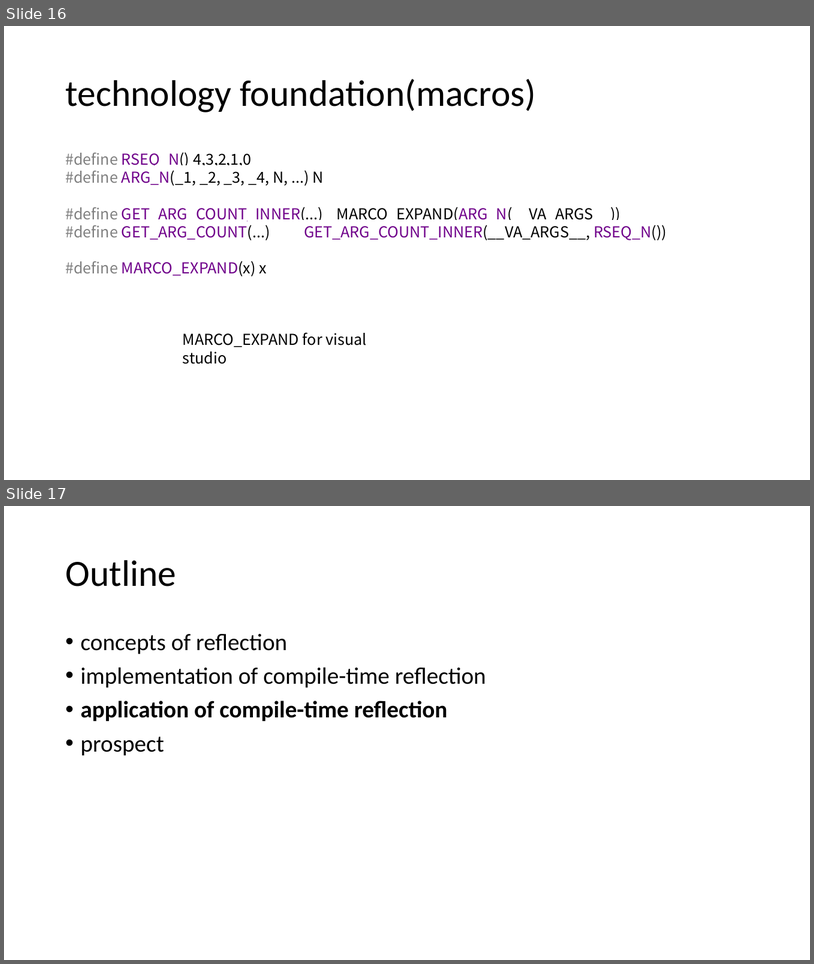
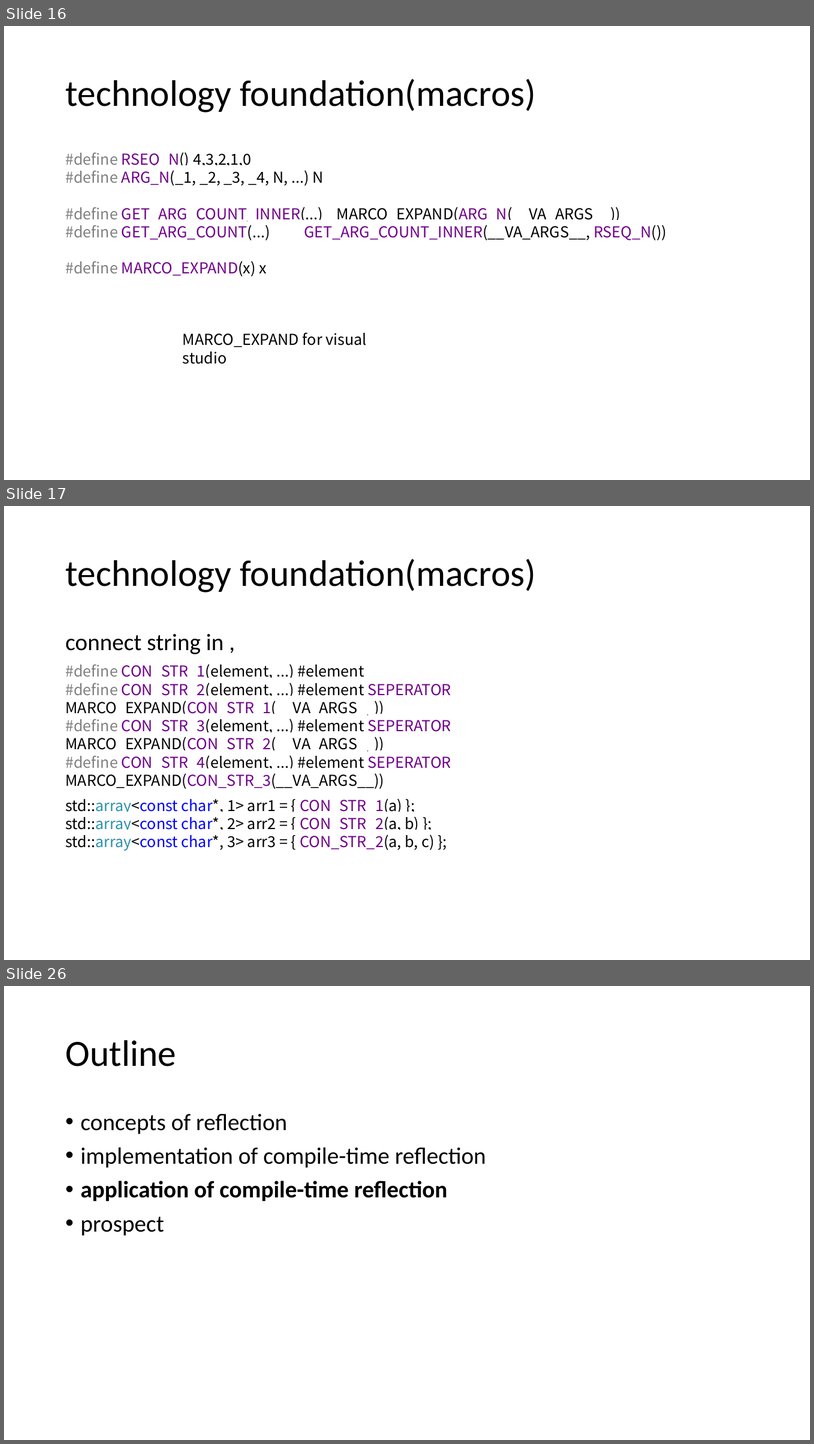
Before and after one commit to qicosmos/cppcon2017, a slide deck: cppcon2017.pptx. Shown one above the other, each under a label of ours: slides 16 and 17 before the commit, slides 16, 17 and 26 after it; the slides between them are not shown. The pictures are 814x964 and 814x1444 pixels, drawn with LibreOffice and Linux fonts; fonts in the diff are those of the drawing. Boxes give left, top, right and bottom in pixels: in the first picture for what was removed or moved away, otherwise in the second. Text is boxed around its words. In the diff, an @@ line names an element or a change of style, - is before the commit and + after.

```diff
--- a/cppcon2017.pptx
+++ b/cppcon2017.pptx
@@ slide 17 added at (x1=4, y1=506, x2=810, y2=960), background #FFFFFF @@
@@ title added at (x1=65, y1=559, x2=536, y2=592), 44 pt, text #000000 @@
+technology foundation(macros)
@@ text added at (x1=65, y1=634, x2=224, y2=654), 28 pt, text #000000 @@
+connect string in ,
@@ text added at (x1=65, y1=664, x2=452, y2=826), 18 pt, text #000000 @@
+#define CON_STR_1(element, ...) #element
+#define CON_STR_2(element, ...) #element SEPERATOR MARCO_EXPAND(CON_STR_1(__VA_ARGS__))
+#define CON_STR_3(element, ...) #element SEPERATOR MARCO_EXPAND(CON_STR_2(__VA_ARGS__))
+#define CON_STR_4(element, ...) #element SEPERATOR MARCO_EXPAND(CON_STR_3(__VA_ARGS__))
+#define SEPERATOR ,
@@ text added at (x1=65, y1=798, x2=434, y2=850), 18 pt, text #000000 @@
+std::array<const char*, 1> arr1 = { CON_STR_1(a) };
+std::array<const char*, 2> arr2 = { CON_STR_2(a, b) };
+std::array<const char*, 3> arr3 = { CON_STR_2(a, b, c) };
@@ what was slide 17 is now slide 26 @@
```
Also in this commit, not shown: 1 slide changed, 8 other slides added.
